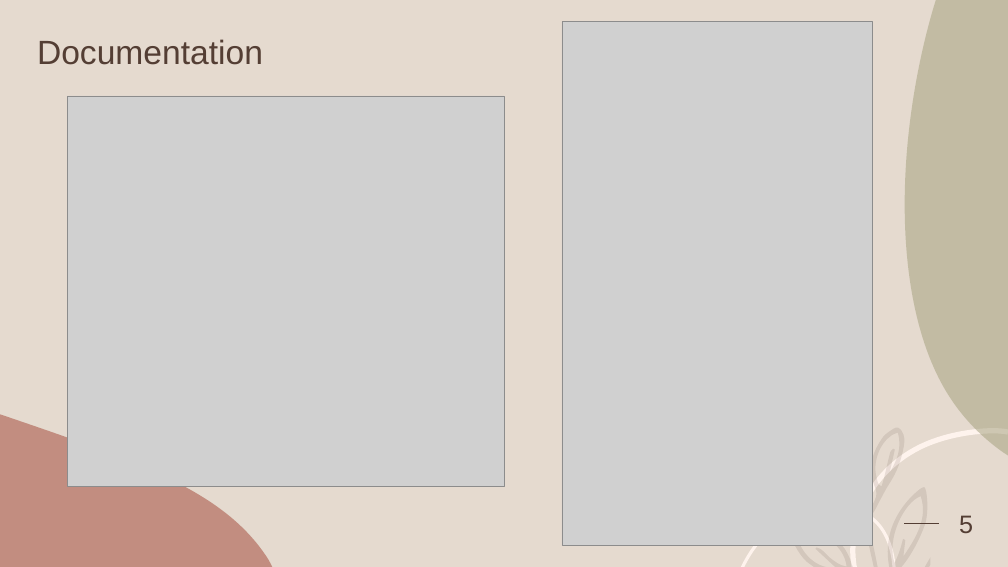
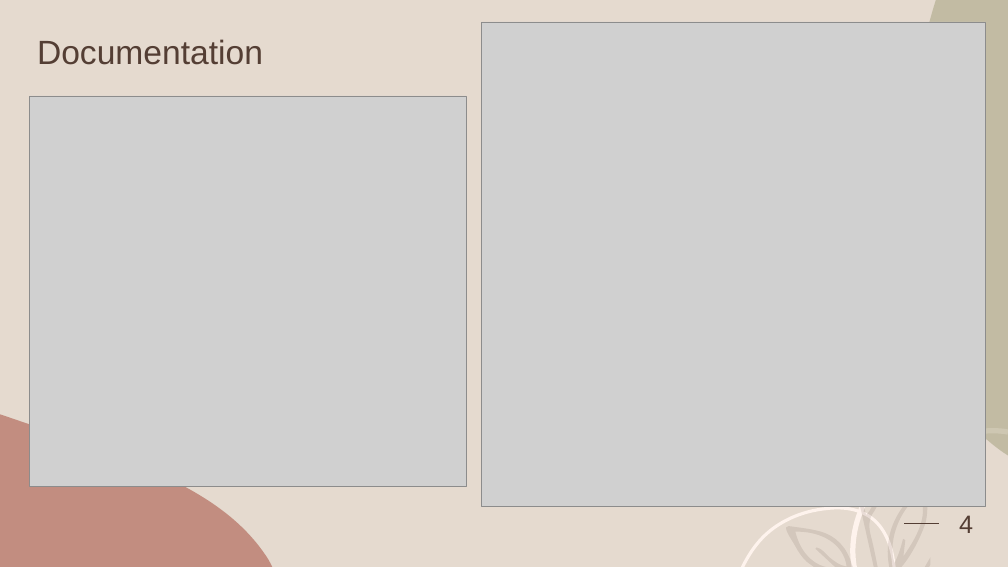
Before and after one commit to walkeredwards/OOP-FinalProject, a slide deck: slide 4 of The Game of Chess.pptx (slide 5 before the commit). Drawn at 1008x567 pixels with LibreOffice and Linux fonts; fonts in the diff are those of the drawing; grey boxes stand for pictures. Boxes give left, top, right and bottom in pixels: in the first picture for what was removed or moved away, otherwise in the second. Text is boxed around its words. In the diff, an @@ line names an element or a change of style, - is before the commit and + after.

```diff
--- a/The Game of Chess.pptx
+++ b/The Game of Chess.pptx
@@ picture resized from (x1=562, y1=22, x2=872, y2=546) to (x1=482, y1=22, x2=986, y2=507) @@
@@ picture moved from (x1=67, y1=96, x2=504, y2=486) to (x1=29, y1=96, x2=467, y2=486) @@
@@ page number at (x1=959, y1=515, x2=973, y2=533): text changed @@
-5
+4
```
Also in this commit, not shown: 1 slide removed, 1 other file.
